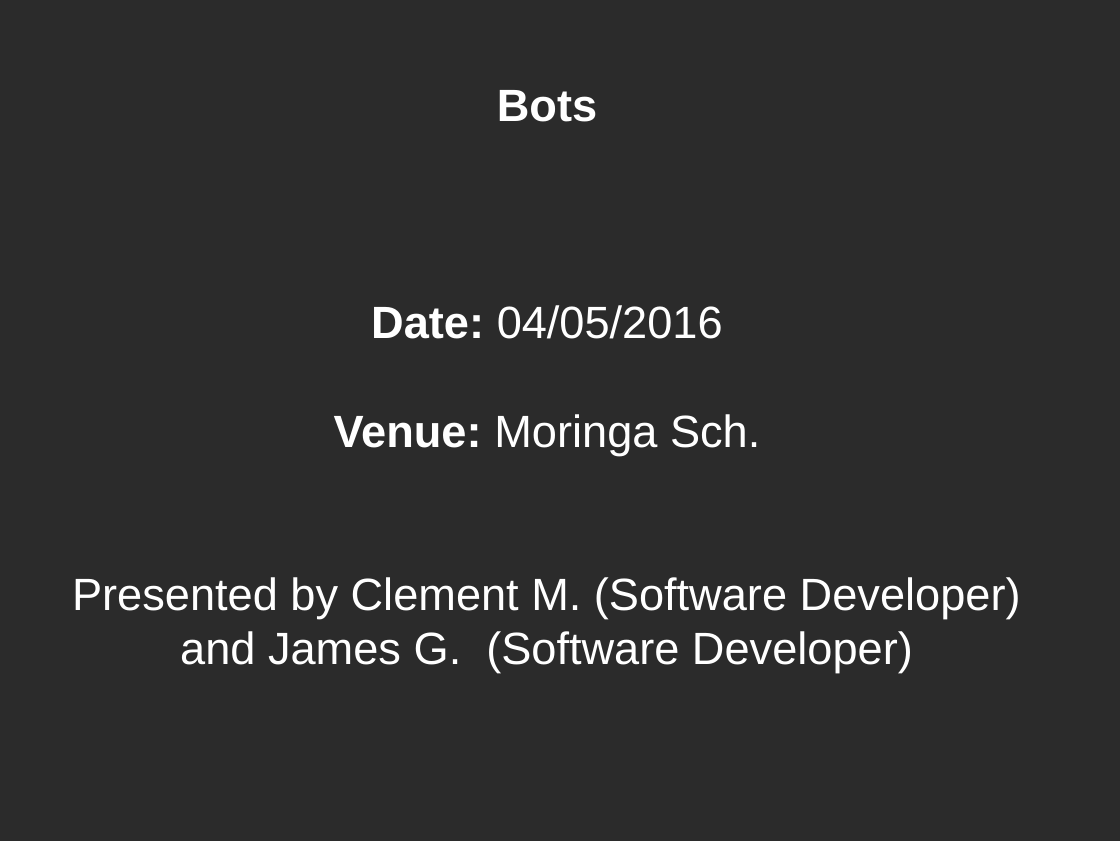
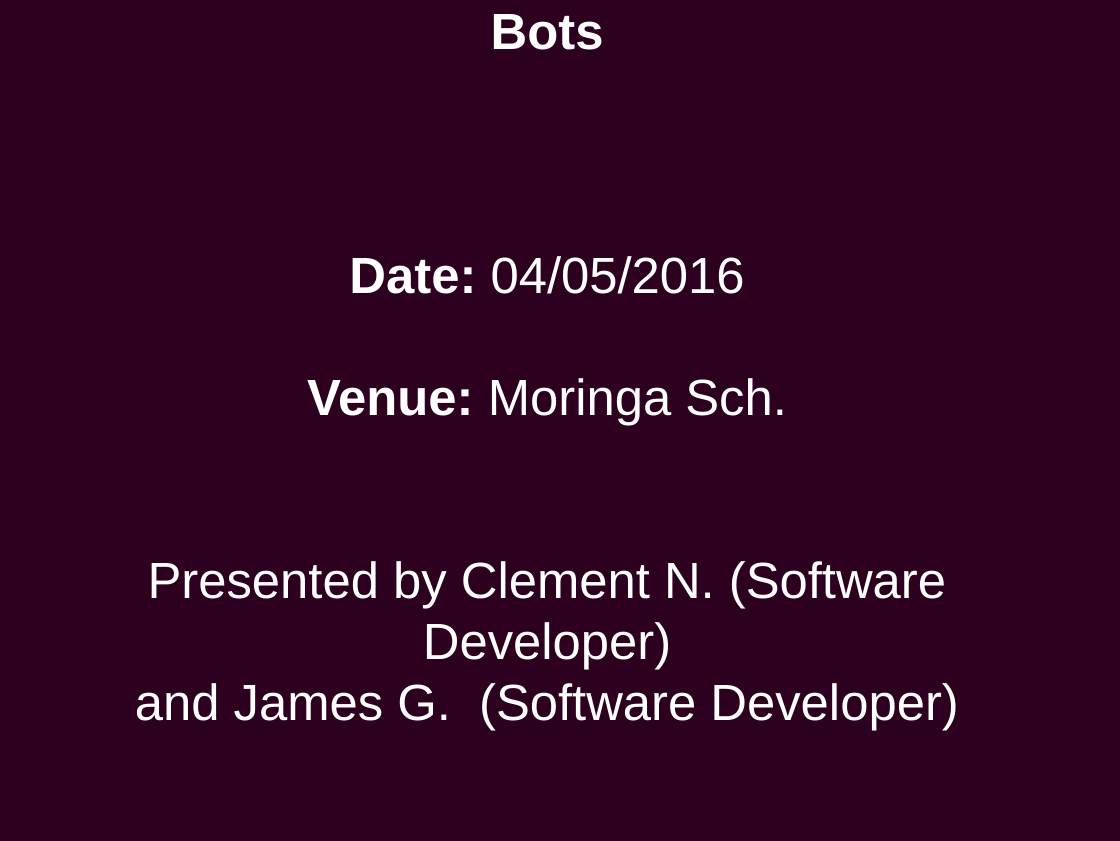
Before and after one commit to gitalry/Yusudd, a slide deck: slide 1 of bots.odp. Drawn at 1120x841 pixels with LibreOffice and Linux fonts; fonts in the diff are those of the drawing; background and template pictures are left out; a plain dark background stands for a picture behind light text. Boxes give left, top, right and bottom in pixels: in the first picture for what was removed or moved away, otherwise in the second. Text is boxed around its words. In the diff, an @@ line names an element or a change of style, - is before the commit and + after.

```diff
--- a/bots.odp
+++ b/bots.odp
@@ background picture (left out) to #2C001E @@
@@ subtitle "Bots": place and size @@
-subtitle "Bots" at [72, 90, 1021, 672]
+subtitle "Bots" at [135, 14, 958, 731]
@@ subtitle at [135, 14, 958, 731]: size 32 to 36 pt in "Bots", "Date: 04/05/2016", "Venue: Moringa Sch.", "and James G. (Software Developer)" @@
@@ subtitle at [148, 561, 946, 670]: text changed; size 32 to 36 pt @@
-Presented by Clement M. (Software Developer)
+Presented by Clement N. (Software Developer)
```
Also in this commit, not shown: 1 other slide changed, 3 slides added, 1 slide removed, 1 other file.
